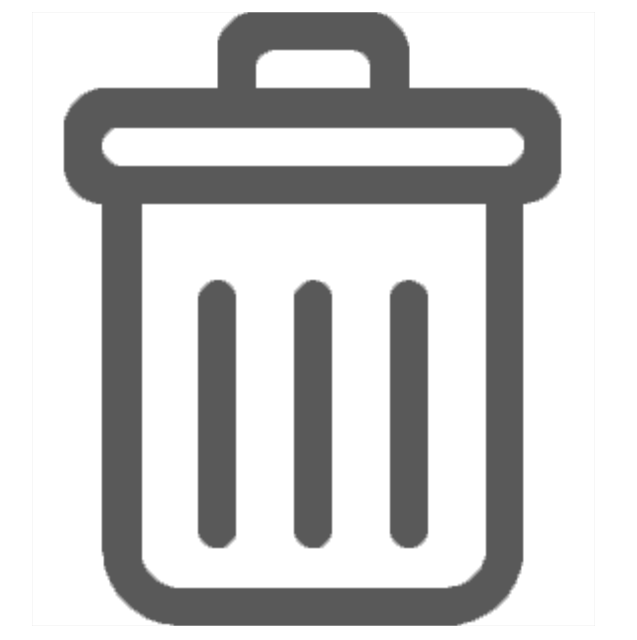
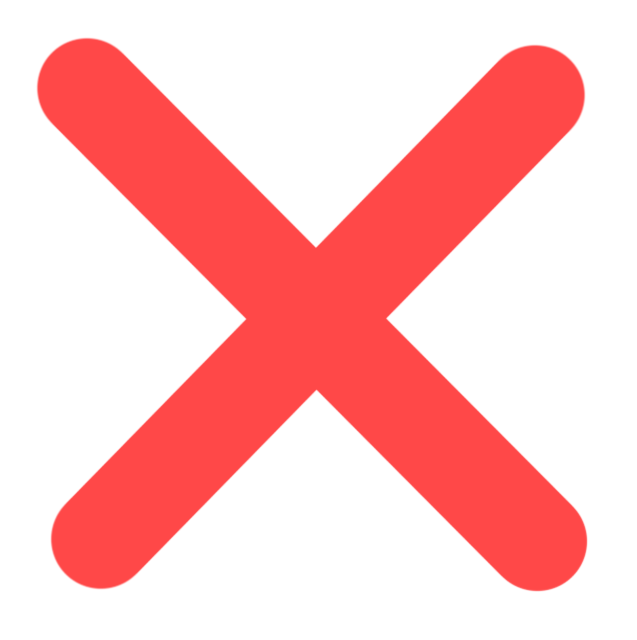
The second (637, 640) image is a revision of the first. Changes to its layers:
added layer "Слой 4" above "Слой 3" over [36, 36, 588, 593]
hid "Слой 3" over [32, 12, 595, 626]
